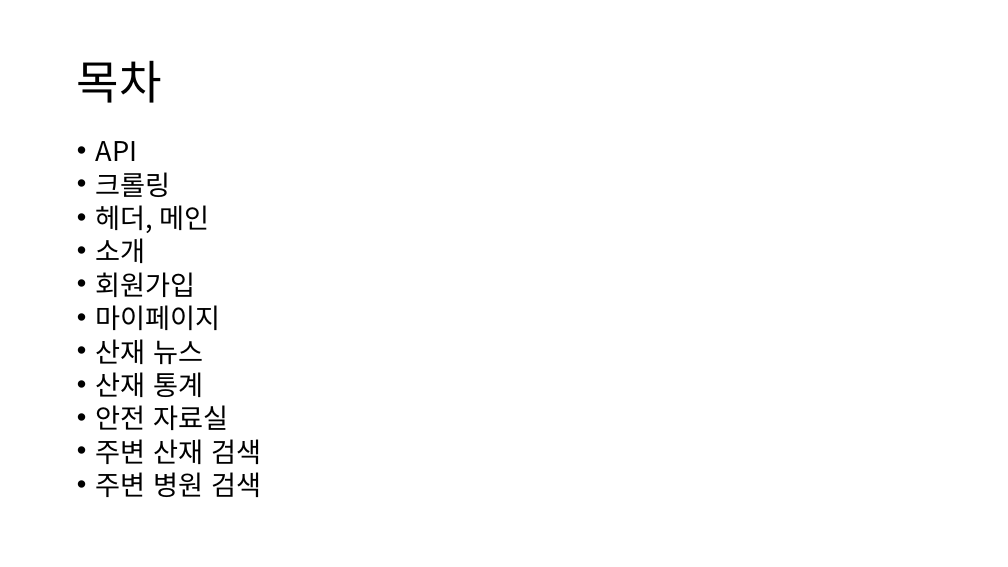
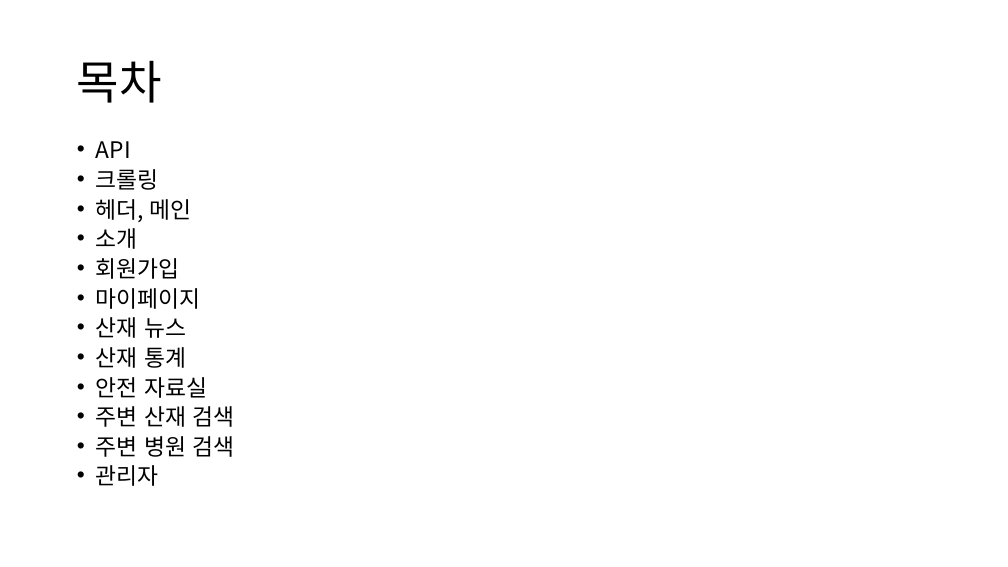
Before and after one commit to imyongchan/source, a slide deck: slide 2 of 종합기획/종합/스토리보드_종합중.pptx. Drawn at 1008x567 pixels with LibreOffice and Linux fonts; fonts in the diff are those of the drawing. Boxes give left, top, right and bottom in pixels: in the first picture for what was removed or moved away, otherwise in the second. Text is boxed around its words. In the diff, an @@ line names an element or a change of style, - is before the commit and + after.

Commit message:
산재통계, 관리자 헤더 추가

```diff
--- a/종합기획/종합/스토리보드_종합중.pptx
+++ b/종합기획/종합/스토리보드_종합중.pptx
@@ text at [96, 141, 234, 457]: size 25.9 to 21.7 pt @@
@@ text at [96, 465, 159, 486]: paragraph added @@
+• 관리자
```
Also in this commit, not shown: 9 slides added, 2 slides removed.
